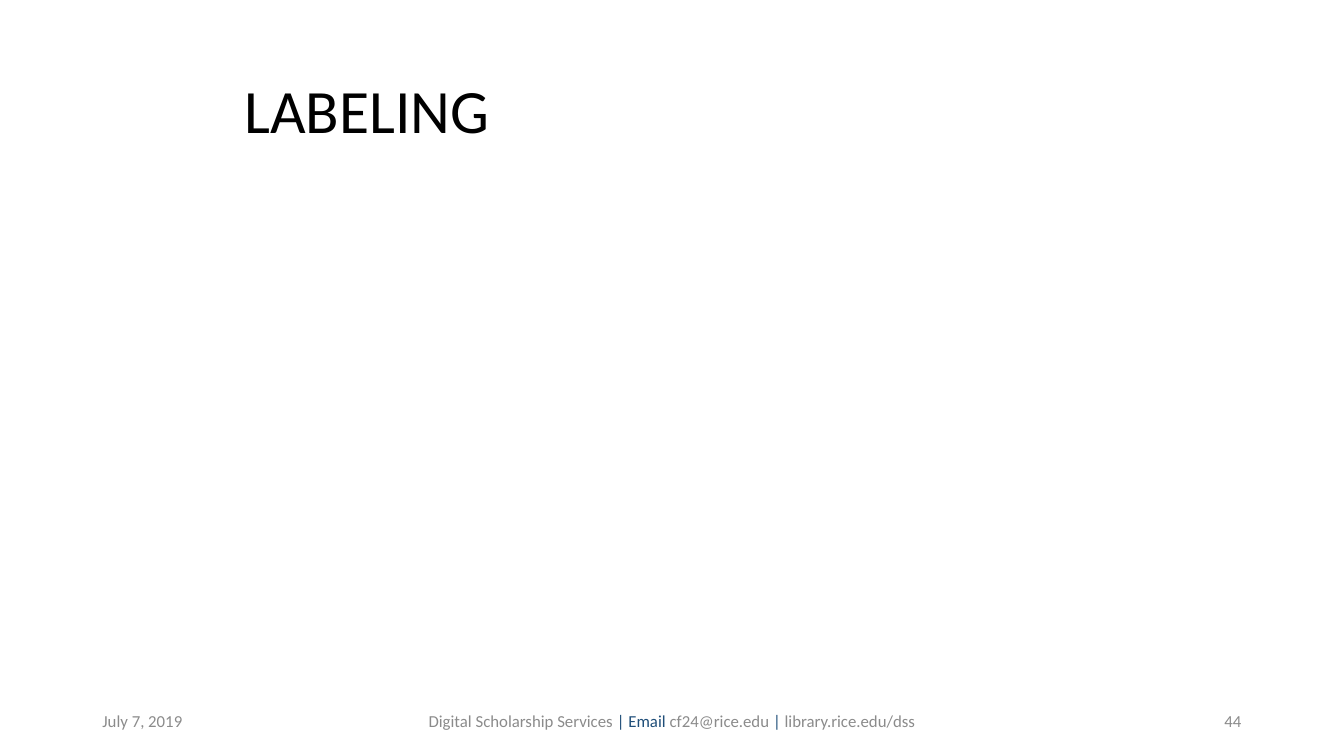
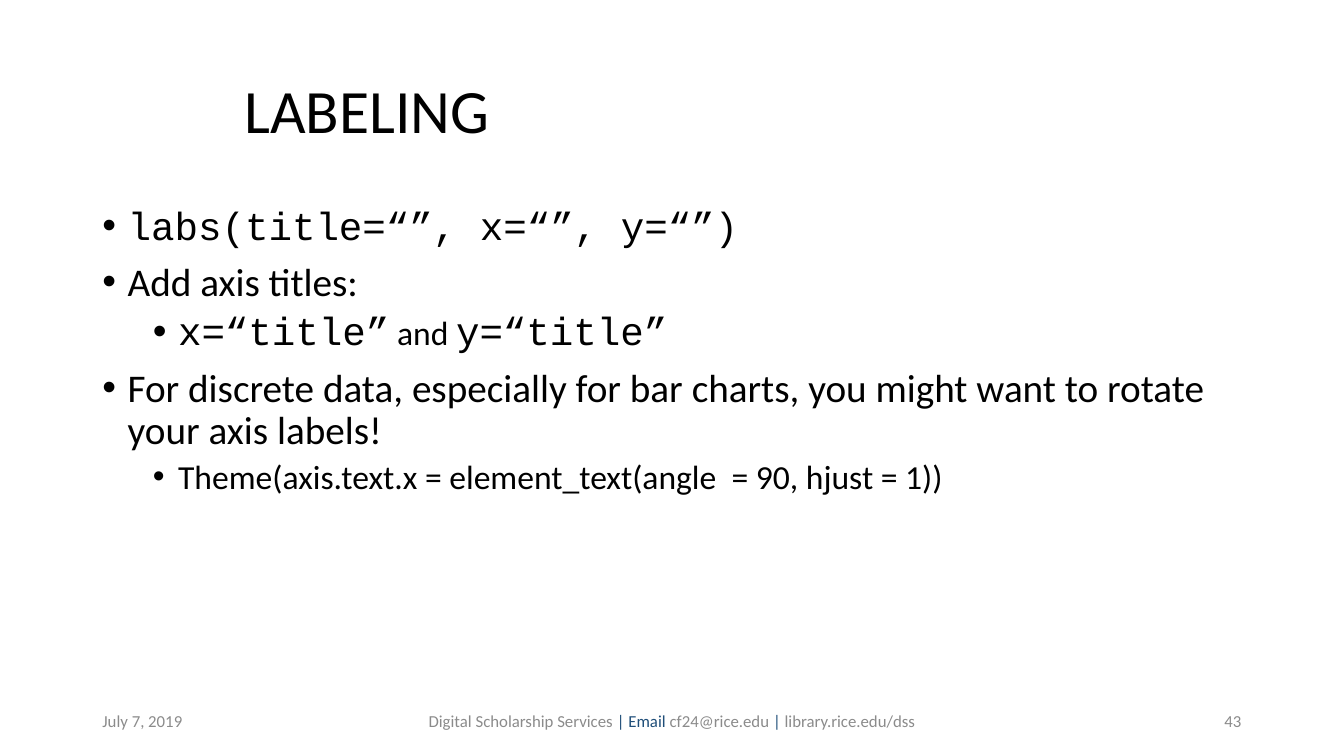
Before and after one commit to bakitybacon/rice-data-and-donuts, a slide deck: slide 43 of Rviz/R Visualization and Data Manipulation.pptx (slide 44 before the commit). Drawn at 1344x756 pixels with LibreOffice and Linux fonts; fonts in the diff are those of the drawing; background and template pictures are left out. Boxes give left, top, right and bottom in pixels: in the first picture for what was removed or moved away, otherwise in the second. Text is boxed around its words. In the diff, an @@ line names an element or a change of style, - is before the commit and + after.

```diff
--- a/Rviz/R Visualization and Data Manipulation.pptx
+++ b/Rviz/R Visualization and Data Manipulation.pptx
@@ text added at box(128, 212, 1204, 495), 28 pt, text #000000 @@
+• labs(title=“”, x=“”, y=“”)
+• Add axis titles:
+  • x=“title” and y=“title”
+• For discrete data, especially for bar charts, you might want to rotate your axis labels!
+  • Theme(axis.text.x = element_text(angle = 90, hjust = 1))
@@ page number at box(1224, 716, 1241, 727): text changed @@
-44
+43
```
Also in this commit, not shown: 11 other slides changed, 2 slides removed, 2 other files.
